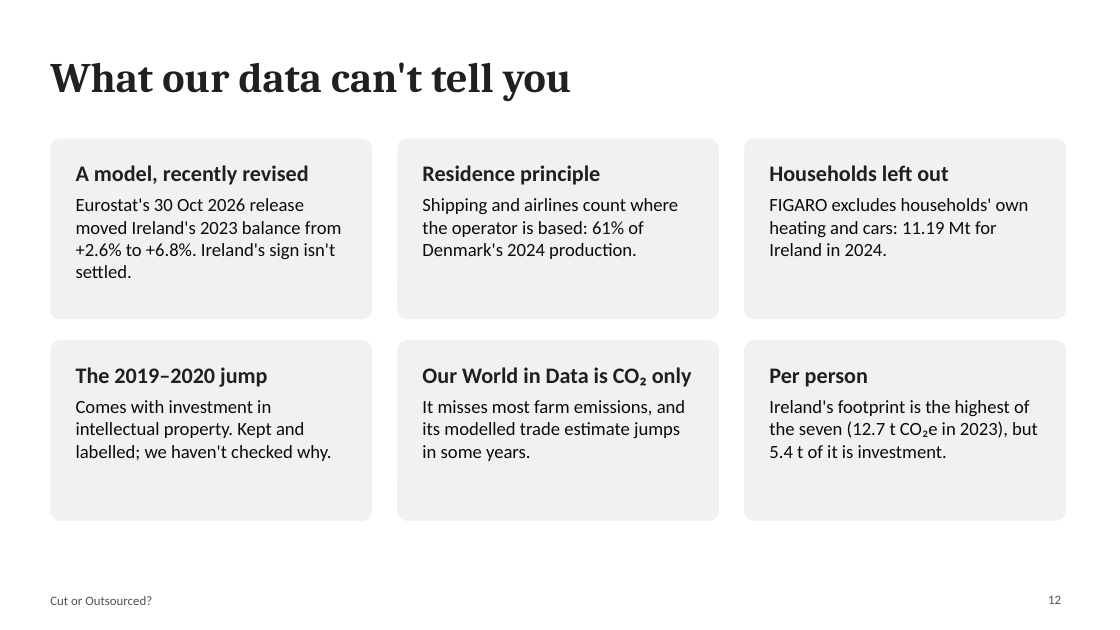
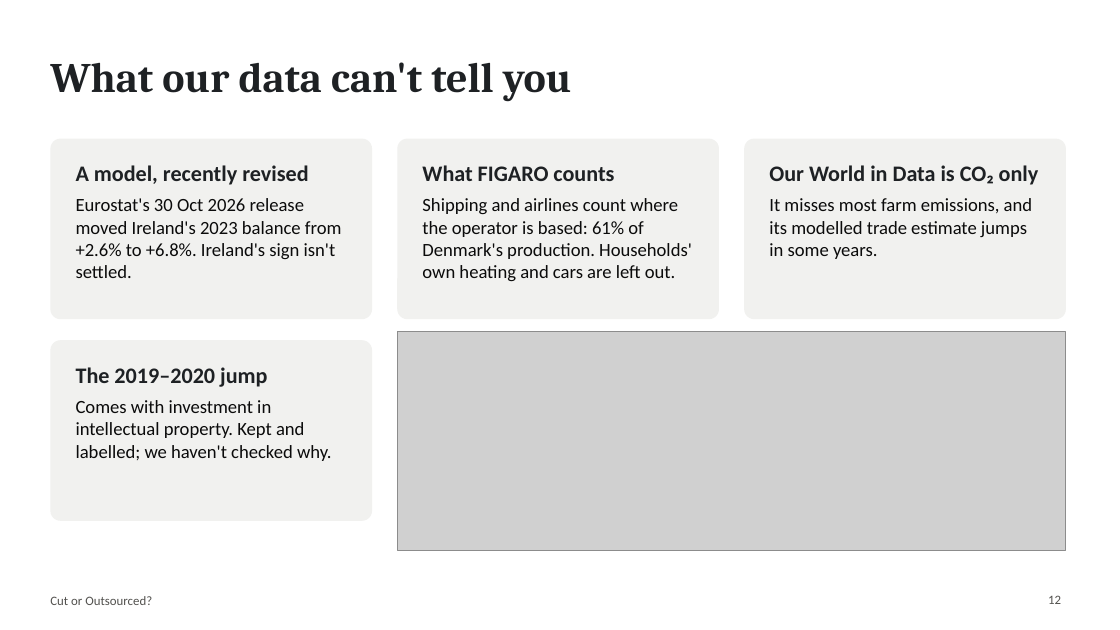
Before and after one commit to cgallagher-dev/cut-or-outsourced, a slide deck: slide 12 of deliverables/Cut or Outsourced (Presentation).pptx. Drawn at 1120x630 pixels with LibreOffice and Linux fonts; fonts in the diff are those of the drawing; grey boxes stand for pictures. Boxes give left, top, right and bottom in pixels: in the first picture for what was removed or moved away, otherwise in the second. Text is boxed around its words. In the diff, an @@ line names an element or a change of style, - is before the commit and + after.

```diff
--- a/deliverables/Cut or Outsourced (Presentation).pptx
+++ b/deliverables/Cut or Outsourced (Presentation).pptx
@@ text at (x1=422, y1=165, x2=692, y2=281): text changed @@
-Residence principle
-Shipping and airlines count where the operator is based: 61% of Denmark's 2024 production.
+What FIGARO counts
+Shipping and airlines count where the operator is based: 61% of Denmark's production. Households' own heating and cars are left out.
@@ text at (x1=769, y1=165, x2=1039, y2=259): text changed @@
-Households left out
-FIGARO excludes households' own heating and cars: 11.19 Mt for Ireland in 2024.
+Our World in Data is CO₂ only
+It misses most farm emissions, and its modelled trade estimate jumps in some years.
@@ rounded rectangle removed at (x1=397, y1=340, x2=719, y2=521) @@
@@ picture added at (x1=397, y1=332, x2=1066, y2=550) @@
@@ rounded rectangle removed at (x1=744, y1=340, x2=1066, y2=521) @@
@@ text removed at (x1=422, y1=367, x2=692, y2=461) @@
-Our World in Data is CO₂ only
-It misses most farm emissions, and its modelled trade estimate jumps in some years.
@@ text removed at (x1=769, y1=368, x2=1038, y2=458) @@
-Per person
-Ireland's footprint is the highest of the seven (12.7 t CO₂e in 2023), but 5.4 t of it is investment.
```
Also in this commit, not shown: 1 other file.
